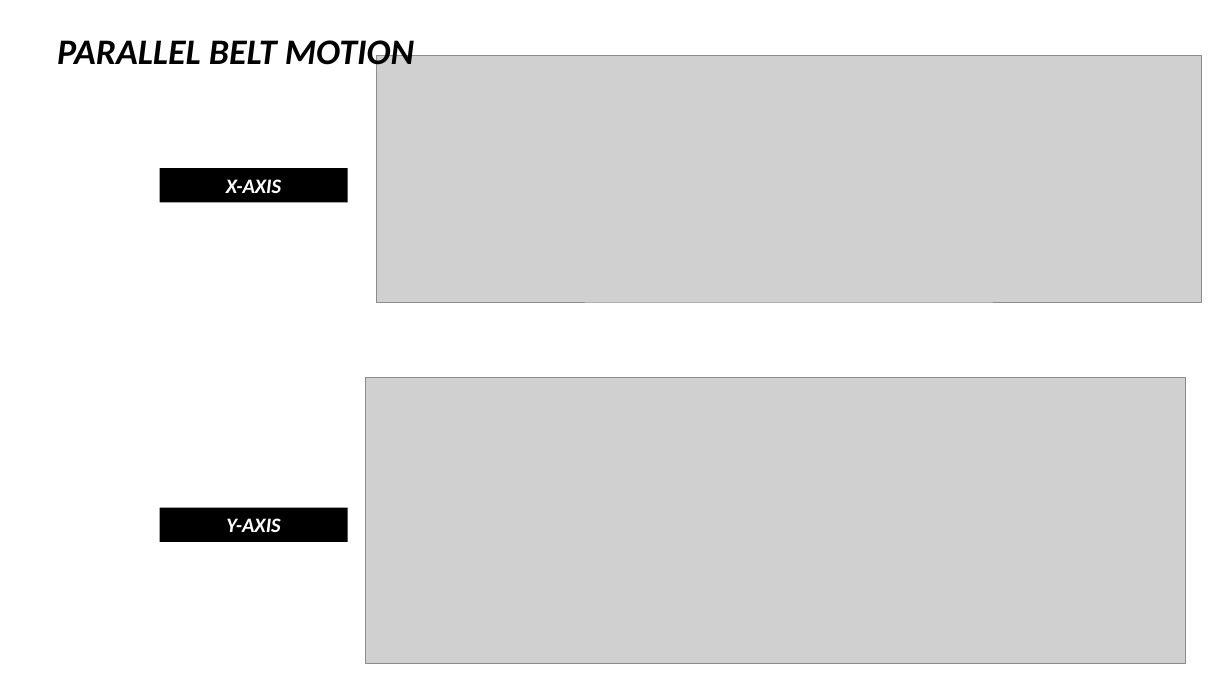
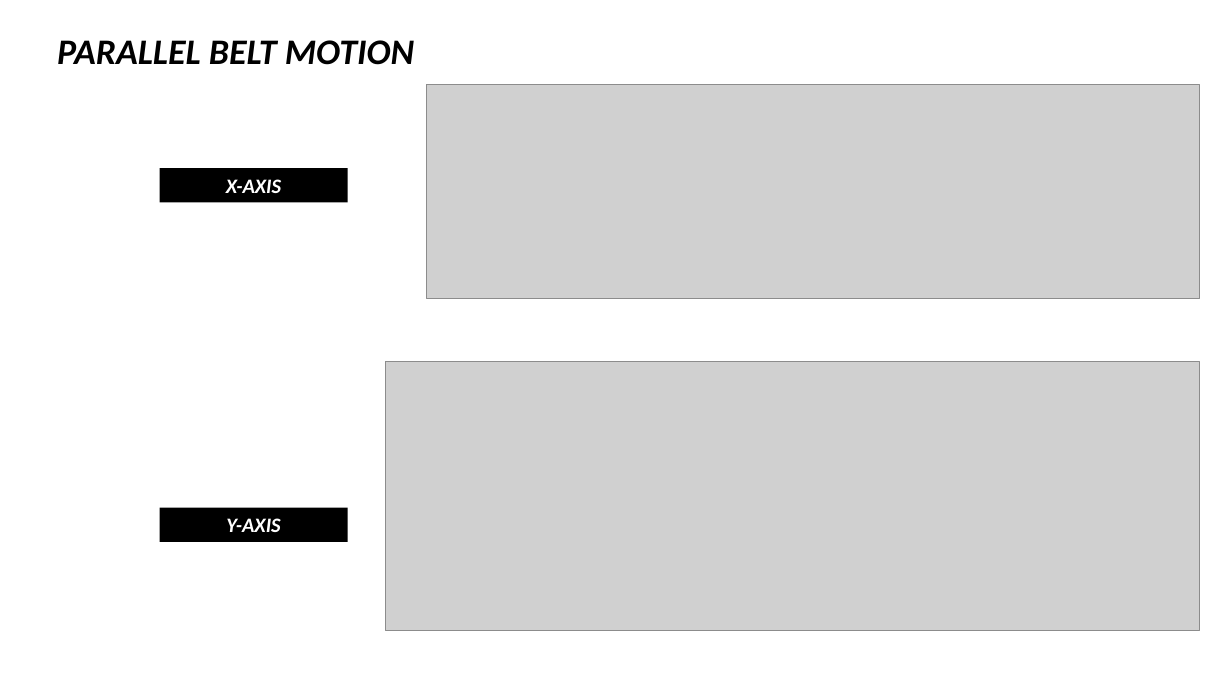
Before and after one commit to 4DimK/Prusa-MINI-bear-Z10-mod, a slide deck: slide 1 of PICTURES/CrossSections.pptx. Drawn at 1232x693 pixels with LibreOffice and Linux fonts; fonts in the diff are those of the drawing; grey boxes stand for pictures. Boxes give left, top, right and bottom in pixels: in the first picture for what was removed or moved away, otherwise in the second. Text is boxed around its words. In the diff, an @@ line names an element or a change of style, - is before the commit and + after.

```diff
--- a/PICTURES/CrossSections.pptx
+++ b/PICTURES/CrossSections.pptx
@@ picture: place and size @@
-picture at (376, 55, 1202, 302)
+picture at (427, 84, 1200, 299)
@@ picture: place and size @@
-picture at (366, 377, 1187, 664)
+picture at (385, 362, 1200, 631)
```
Also in this commit, not shown: 1 other slide changed, 13 other files.
